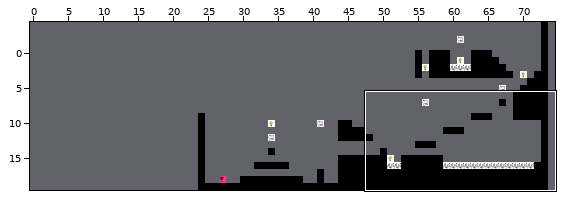
Tiled map, stored at core/assets/maps/level-1.tmx. The picture above shows the old version from afar; the outline marks the close-up.
Close-up. The starting point:
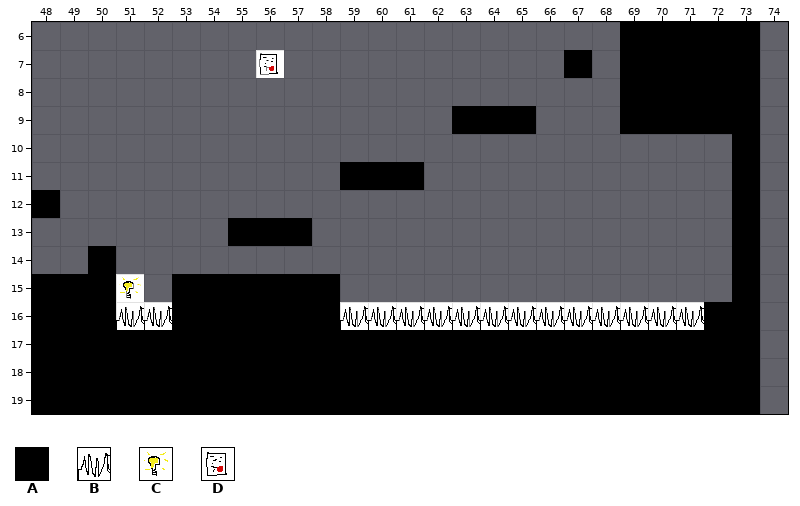
Cells are 32x32 px. Shown: x 48..74, y 6..19. The commit also changed other parts of the map, which this record leaves out. The old version is drawn lined up with the new one.
Key: from "tiledMap": A 0, B 1, C 3, D 4.
_ is an empty cell, # one hidden under a higher layer.
Layers that did not change in this view are not listed.
Layer "collision" before, first column x 48:
 6 _____________________AAAAA_
 7 ___________________A_AAAAA_
 8 _____________________AAAAA_
 9 _______________AAA___AAAAA_
10 _________________________A_
11 ___________AAA___________A_
12 A________________________A_
13 _______AAA_______________A_
14 __A______________________A_
15 AAA__AAAAAA______________A_
16 AAA__AAAAAA_____________AA_
17 AA#AAAAAAAAAAAAAAAAAAAAAAA_
18 AA#AAAAAAAAAAAAAAAAAAAAAAA_
19 AA#AAAAAAAAAAAAAAAAAAAAAAA_
Layer "trap" before, first column x 48:
 6 ___________________________
 7 ___________________________
 8 ___________________________
 9 ___________________________
10 ___________________________
11 ___________________________
12 ___________________________
13 ___________________________
14 ___________________________
15 ___________________________
16 ___BB______BBBBBBBBBBBBB___
17 __A________________________
18 __A________________________
19 __A________________________
Once edited:
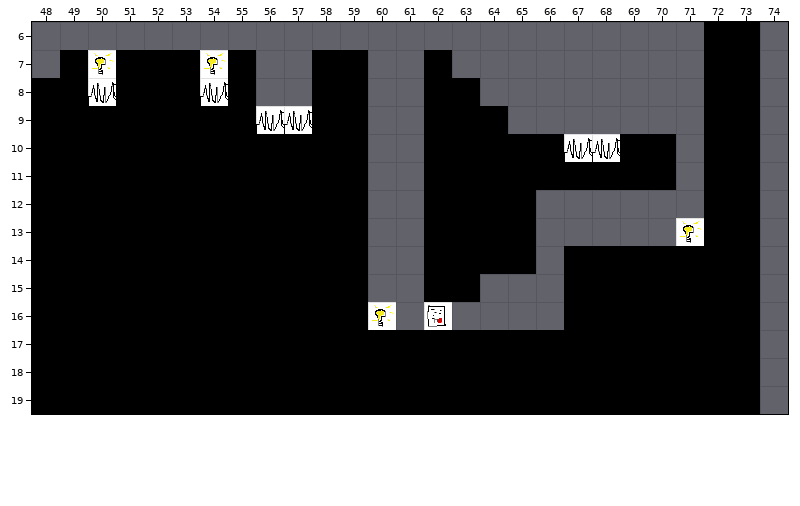
Diff:
map size 50x50 -> 100x20 cells (old content now starts at 24,-30; both pictures use the new coordinates)
Layer "collision":
The author put tile A in row 7 at x 49, 51 to 53, 55, 58 to 59 and 62; in row 8 at x 48 to 49, 51 to 53, 55, 58 to 59 and 62 to 63; in row 9 at x 48 to 55, 58 to 59 and 62; in row 10 at x 48 to 59, 62 to 66, 69 to 70 and 72; in row 11 at x 48 to 58, 62 to 70 and 72; in row 12 at x 49 to 59, 62 to 65 and 72.
The author put tile A in row 13 at x 48 to 54, 58 to 59, 62 to 65 and 72; in row 14 at x 48 to 49, 51 to 59, 62 to 65 and 67 to 72; in row 15 at x 51 to 52, 59, 62 to 63 and 67 to 72; in row 16 at x 51 to 52, 59 and 67 to 71.
Tile A is removed in row 6 at x 69 to 71; in row 7 at x 67 and 69 to 71; in row 8 at x 69 to 71; in row 9 at x 65 and 69 to 71; in row 11 at x 60 to 61.
Layer "certificates":
The author put tile D in row 16 at x 62.
Tile D is removed in row 7 at x 56.
Layer "trap":
The author put tile B in row 8 at x 50 and 54; in row 9 at x 56 to 57; in row 10 at x 67 to 68.
Tile B is removed in row 16 at x 51 to 52 and 59 to 71.
Layer "light":
The author put tile C in row 7 at x 50 and 54; in row 13 at x 71; in row 16 at x 60.
Tile C is removed in row 15 at x 51.
Changed places in both close-ups, as pixel boxes (x1, y1, x2, y2):
changed: (32, 22, 732, 330)
